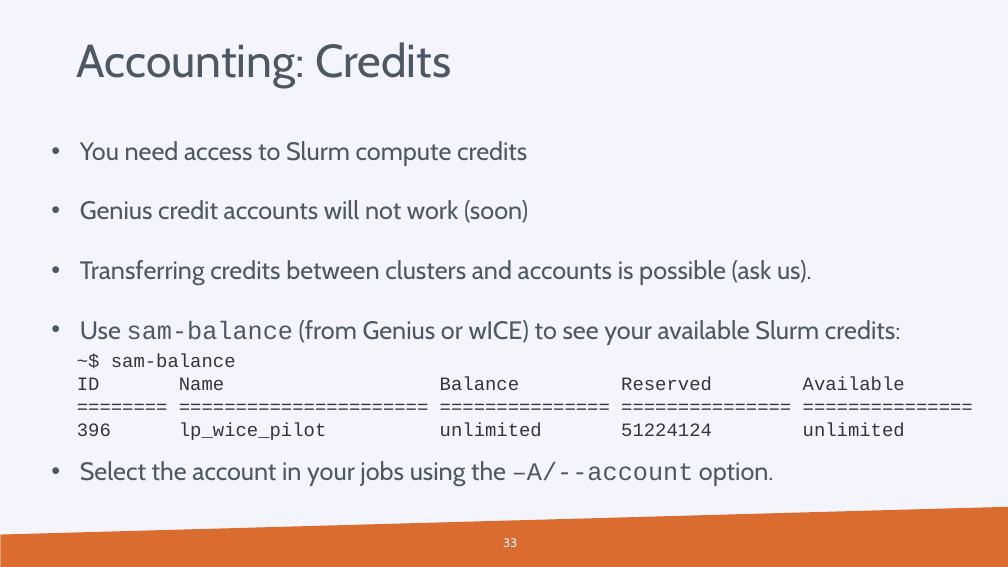
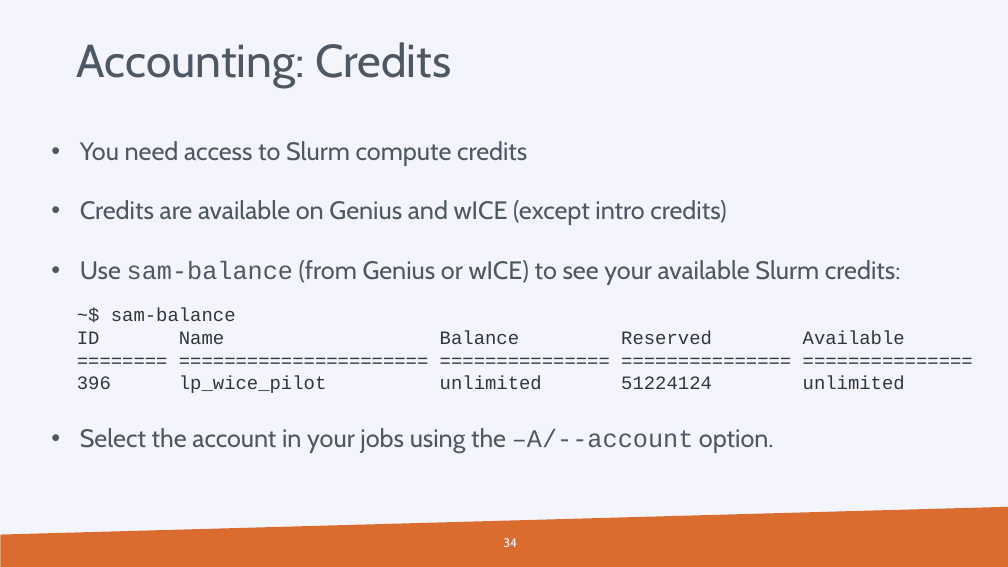
Before and after one commit to hpcleuven/Slurm-lunchbox, a slide deck: slide 34 of Slurm_Lunchbox.pptx (slide 33 before the commit). Drawn at 1008x567 pixels with LibreOffice and Linux fonts; fonts in the diff are those of the drawing; background and template pictures are left out. Boxes give left, top, right and bottom in pixels: in the first picture for what was removed or moved away, otherwise in the second. Text is boxed around its words. In the diff, an @@ line names an element or a change of style, - is before the commit and + after.

Commit message:
adapted to Genius post-migration setup

```diff
--- a/Slurm_Lunchbox.pptx
+++ b/Slurm_Lunchbox.pptx
@@ text at <box>80,200,726,225</box>: text changed @@
-  • Genius credit accounts will not work (soon)
-  • Transferring credits between clusters and accounts is possible (ask us).
+  • Credits are available on Genius and wICE (except intro credits)
@@ text "~$ sam-balance ID Name Balance ...": place and size @@
-text "~$ sam-balance ID Name Balance ..." at <box>77,354,905,440</box>
+text "~$ sam-balance ID Name Balance ..." at <box>77,308,905,393</box>
@@ page number at <box>503,538,517,547</box>: text changed @@
-33
+34
```
Also in this commit, not shown: 5 other slides changed, 1 slide added.
